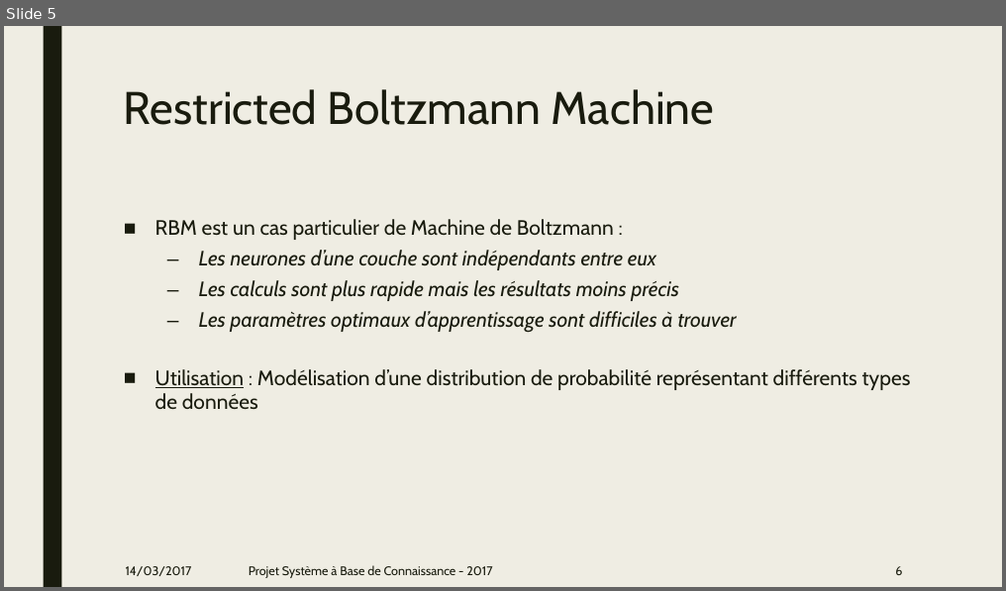
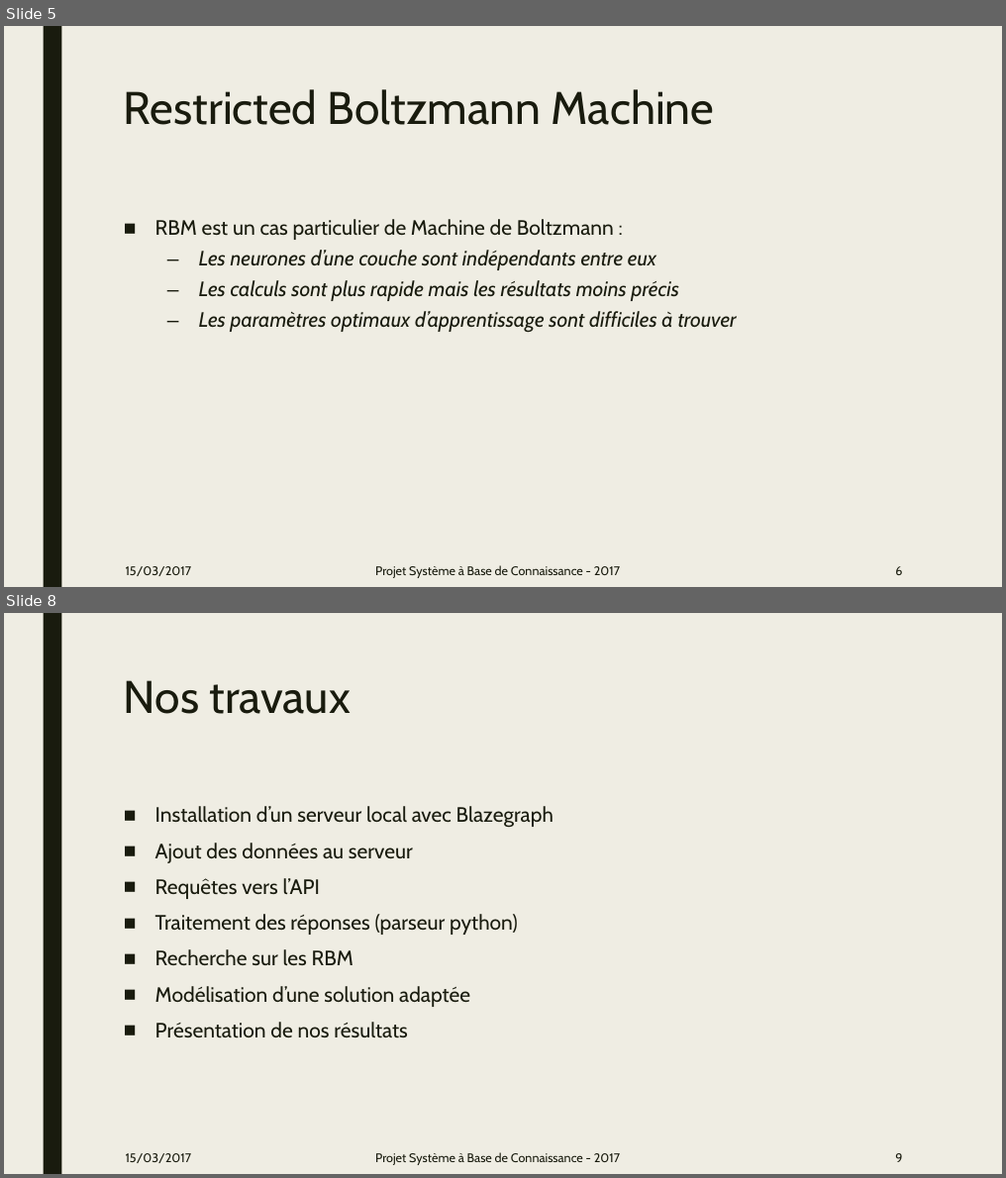
Before and after one commit to GuillaumeHaben/sbc-rbm, a slide deck: Projet_SBC.pptx. Shown one above the other, each under a label of ours: slide 5 before the commit, slides 5 and 8 after it; the slides between them are not shown. The pictures are 1006x591 and 1006x1178 pixels, drawn with LibreOffice and Linux fonts; fonts in the diff are those of the drawing. Boxes give left, top, right and bottom in pixels: in the first picture for what was removed or moved away, otherwise in the second. Text is boxed around its words. In the diff, an @@ line names an element or a change of style, - is before the commit and + after.

```diff
--- a/Projet_SBC.pptx
+++ b/Projet_SBC.pptx
@@ slide 8 added at (4,613,1002,1174), background #EFEDE3; not listed: 1 template element that a slide beside it also shows @@
@@ title added at (124,680,350,714), 44 pt, text #191B0E @@
+Nos travaux
@@ text added at (155,806,553,1039), 20 pt, text #191B0E @@
+■ Installation d’un serveur local avec Blazegraph
+■ Ajout des données au serveur
+■ Requêtes vers l’API
+■ Traitement des réponses (parseur python)
+■ Recherche sur les RBM
+■ Modélisation d’une solution adaptée
+■ Présentation de nos résultats
@@ text added at (126,1154,192,1163), 12 pt, text #191B0E @@
+15/03/2017
@@ text added at (375,1153,620,1165), 12 pt, text #191B0E @@
+Projet Système à Base de Connaissance - 2017
@@ page number added at (895,1154,902,1162), 12 pt, text #191B0E @@
+9
@@ slide 5 changed as well @@
@@ text removed at (155,370,911,409) @@
-■ Utilisation : Modélisation d’une distribution de probabilité représentant différents types de données
@@ text "Projet Système à Base de ..." at (375,566,620,578): alignment left to centre @@
@@ text at (126,567,192,576): text changed @@
-14/03/2017
+15/03/2017
```
Also in this commit, not shown: 7 other slides changed, 3 other slides added, 1 other file.
